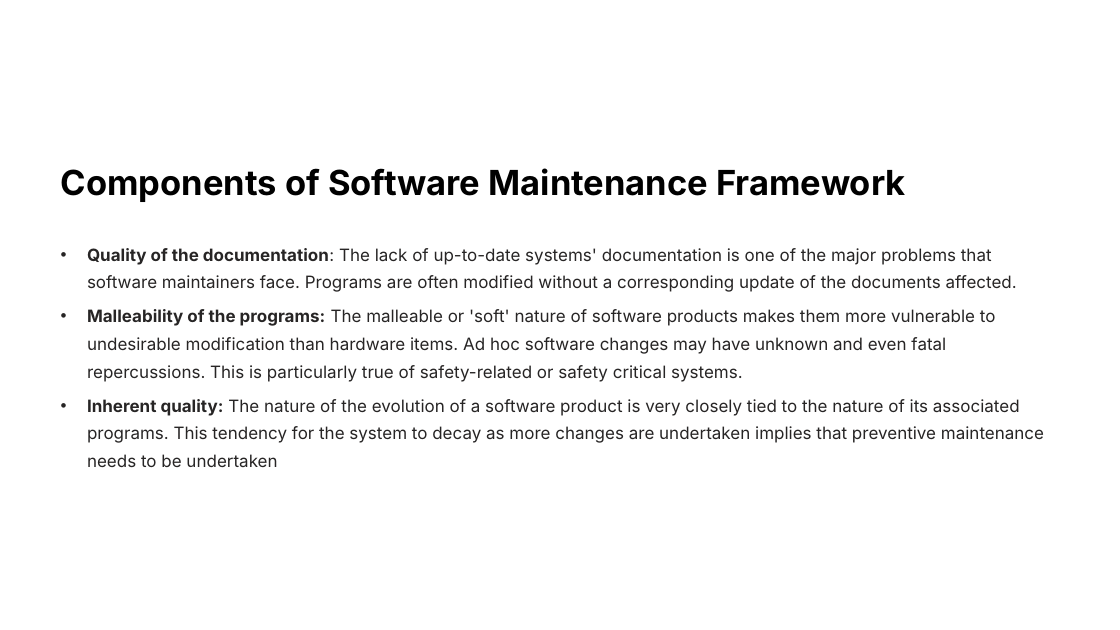
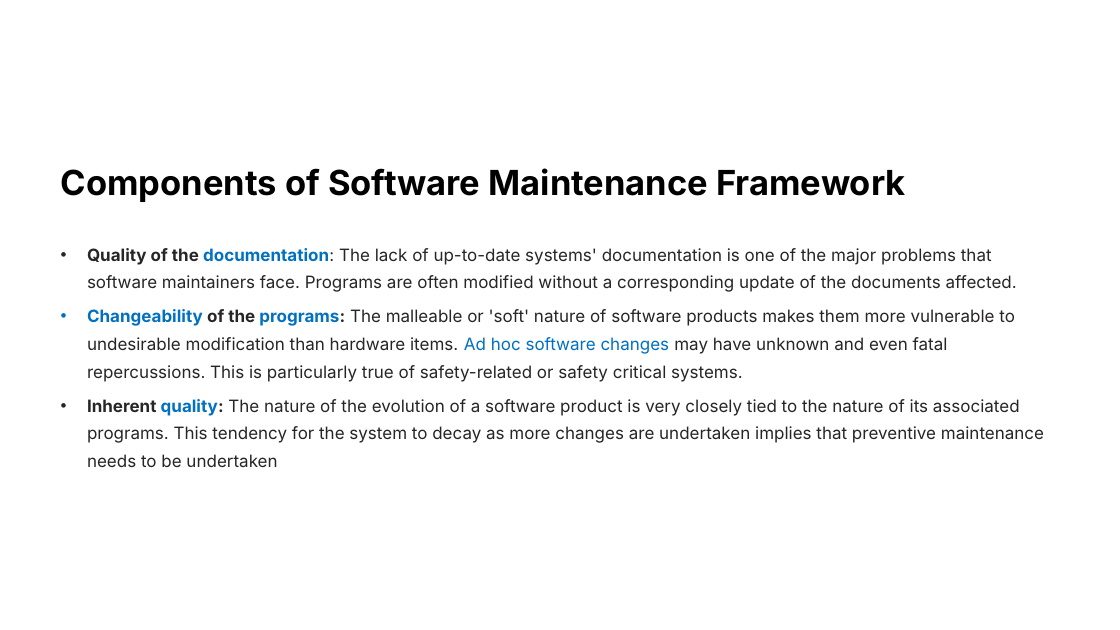
Before and after one commit to GoonerMAK/SWE_4801_Software_Maintenance, a slide deck: slide 14 of Chapter 2 & 5-Maint.framework&process.pptx. Drawn at 1120x630 pixels with LibreOffice and Linux fonts; fonts in the diff are those of the drawing; background and template pictures are left out. Boxes give left, top, right and bottom in pixels: in the first picture for what was removed or moved away, otherwise in the second. Text is boxed around its words. In the diff, an @@ line names an element or a change of style, - is before the commit and + after.

```diff
--- a/Chapter 2 & 5-Maint.framework&process.pptx
+++ b/Chapter 2 & 5-Maint.framework&process.pptx
@@ text "Quality of the documentation: The ..." at <box>87,248,1017,292</box>: text colour #272525 to #0070C0 in "documentation:" @@
@@ text at <box>87,309,1015,382</box>: text changed @@
-• Malleability of the programs: The malleable or 'soft' nature of software products makes them more vulnerable to undesirable modification than hardware items. Ad hoc software changes may have unknown and even fatal repercussions. This is particularly true of safety-related or safety critical systems.
+• Changeability of the programs: The malleable or 'soft' nature of software products makes them more vulnerable to undesirable modification than hardware items. Ad hoc software changes may have unknown and even fatal repercussions. This is particularly true of safety-related or safety critical systems.
@@ text "Inherent quality: The nature of ..." at <box>87,399,1044,467</box>: text colour #272525 to #0070C0 in "quality:" @@
```
Also in this commit, not shown: 17 other slides changed, 9 other files.
